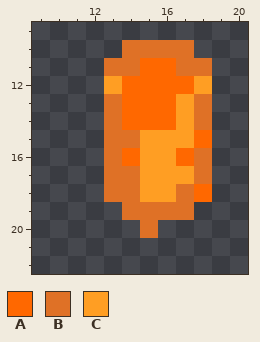
One commit to this pixel-art file: Assets/Sprites/Bullet.aseprite. The picture above is the old version.
32x32 pixels, 1 frame. Shown: x 9..20, y 9..22.
Palette (. is transparent): A #ff6800  B #df7126  C #ff9e23
Pixels before, first column x 13:
10 .BBBB.
11 BBAABB
12 CAAAAC
13 BAAACB
14 BAAACB
15 BBCCCA
16 BACCAB
17 BBCCCB
18 BBCCBA
19 .BBBB.
20 ..B...
Once edited:
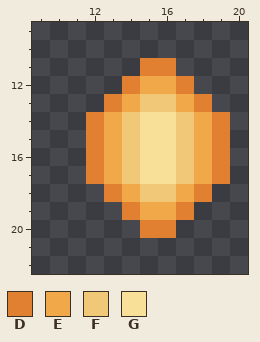
Colours new in this view: D #e08030  E #f0a848  F #f0c878  G #f8e098
What changed:
Changed rows in their new state; - is an unchanged pixel.
first column x 12:
10 --....--
11 -..DD..-
12 -.DEED.-
13 -DEFFED-
14 DEFGGFED
15 DEFGGFED
16 DEFGGFED
17 DEFGGFED
18 -DEFFED-
19 --DEED--
20 ---DD---
Pixel boxes of the changes (left, top, right, bottom) in both pictures:
changed: (86, 40, 230, 238)
